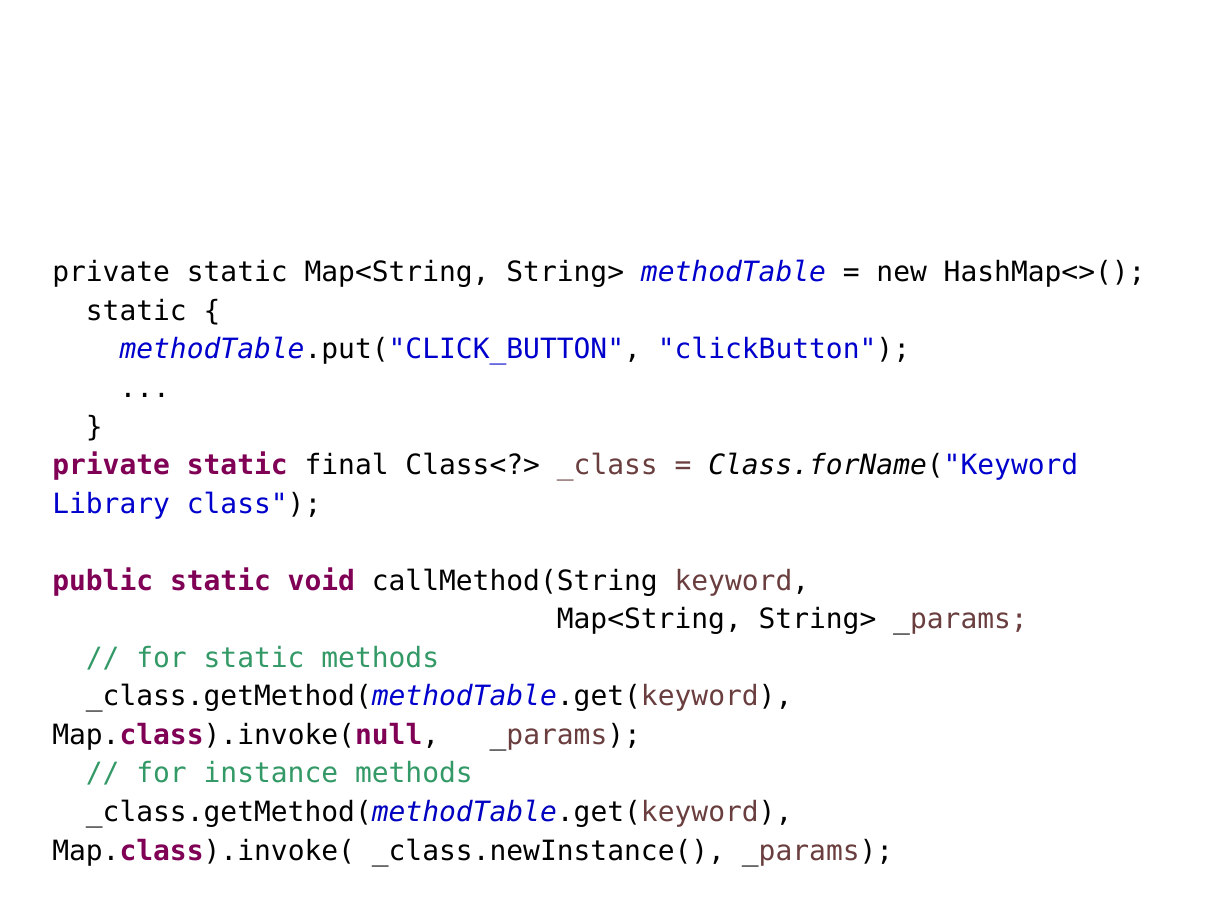
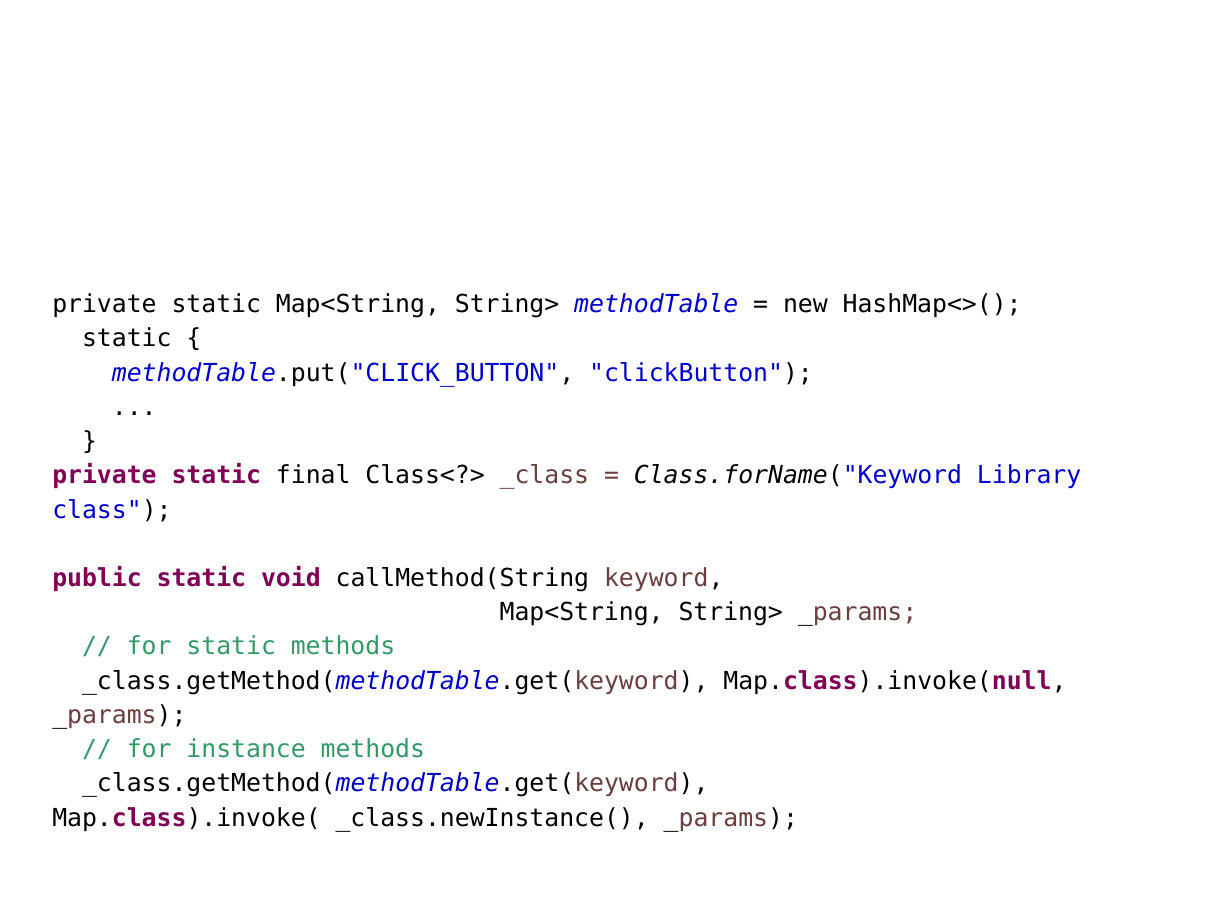
Before and after one commit to sergueik/SKDF, a slide deck: slide 14 of SKDF.odp (slide 9 before the commit). Drawn at 1232x924 pixels with LibreOffice and Linux fonts; fonts in the diff are those of the drawing; background and template pictures are left out. Boxes give left, top, right and bottom in pixels: in the first picture for what was removed or moved away, otherwise in the second. Text is boxed around its words. In the diff, an @@ line names an element or a change of style, - is before the commit and + after.

```diff
--- a/SKDF.odp
+++ b/SKDF.odp
@@ text "private static Map<String, String> methodTable ...": place and size @@
-text "private static Map<String, String> methodTable ..." at <box>52,259,1146,865</box>
+text "private static Map<String, String> methodTable ..." at <box>52,293,1081,832</box>
@@ text "private static Map<String, String> methodTable ..." at <box>52,293,1081,832</box>: size 18 to 16 pt @@
```
Also in this commit, not shown: 9 other slides changed, 6 slides added, 1 other file.
